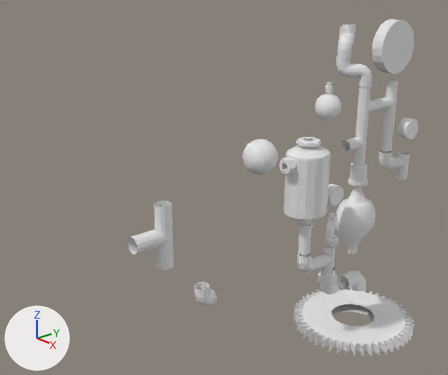
The Blender file lampa/lampa.blend as it was, and as the next commit left it.
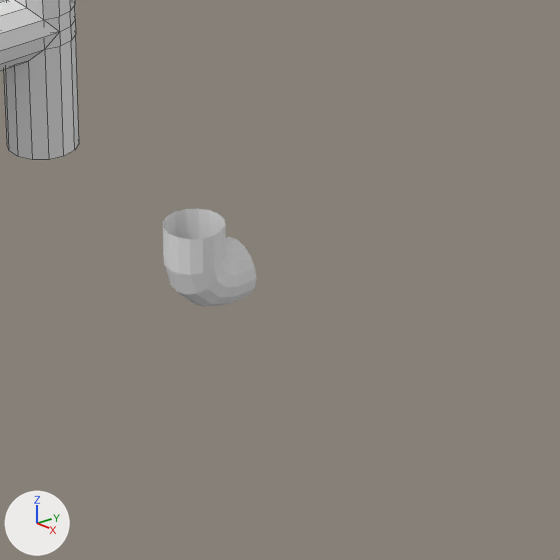
The first picture shows the older version from a camera (50 mm lens) standing at (4.59, -5.13, 4.04) and looking at (0.33, -1.59, 2.05). The close-ups show both versions on the part from 35% to 65% of the width and 62% to 98% of the height of that picture; other places that the commit changed are outside them. Arrows for +X, +Y and +Z are at lower left; the lights stay in place. The close-ups show mesh edges as thin lines.
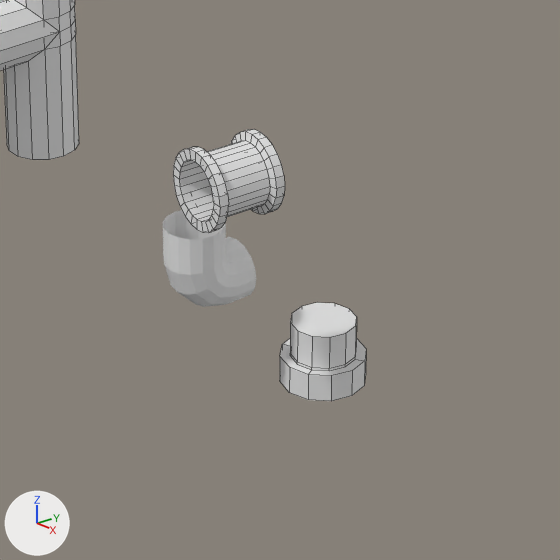
Where the newer file only moved an object's origin or applied its transform, the numbers keep the older frame.

Patch to the scene script:
```diff
--- a/lampa/lampa.blend.py
+++ b/lampa/lampa.blend.py
@@ me_cylinder_007 @@
+me_cylinder_007.from_pydata(...)  # 192 vertices, 192 faces; spans x -0.117..0.092, y 0.912..1.12, z 0.861..1.738
@@ me_plane_005 @@
+me_plane_005.from_pydata(...)  # 60 vertices, 44 faces; spans x -0.1..0.1, y -0.979..-0.778, z 1.475..1.627
@@ ob_cylinder_005 @@
+ob_cylinder_005 = bpy.data.objects.new('Cylinder.005', me_cylinder_007)
+ob_cylinder_005.location = (1.123, -3.034, 1.522)
+ob_cylinder_005.rotation_euler = (1.175, -1.571, -1.165)  # degrees (67, -90, -67)
+ob_cylinder_005.scale = (0.862, 0.862, 0.222)
@@ ob_plane_011 @@
+ob_plane_011 = bpy.data.objects.new('Plane.011', me_plane_005)
+ob_plane_011.location = (0.743, -2.696, 2.488)
+ob_plane_011.rotation_euler = (-3.146, 0.0, 0.0)  # degrees (-180, 0, 0)
```

What differs and where, as boxes (x1, y1, x2, y2) in the close-ups (560 x 560 px):
'Cylinder.005', added: after (173, 129, 285, 233)
'Plane.011', added: after (280, 302, 366, 401)
